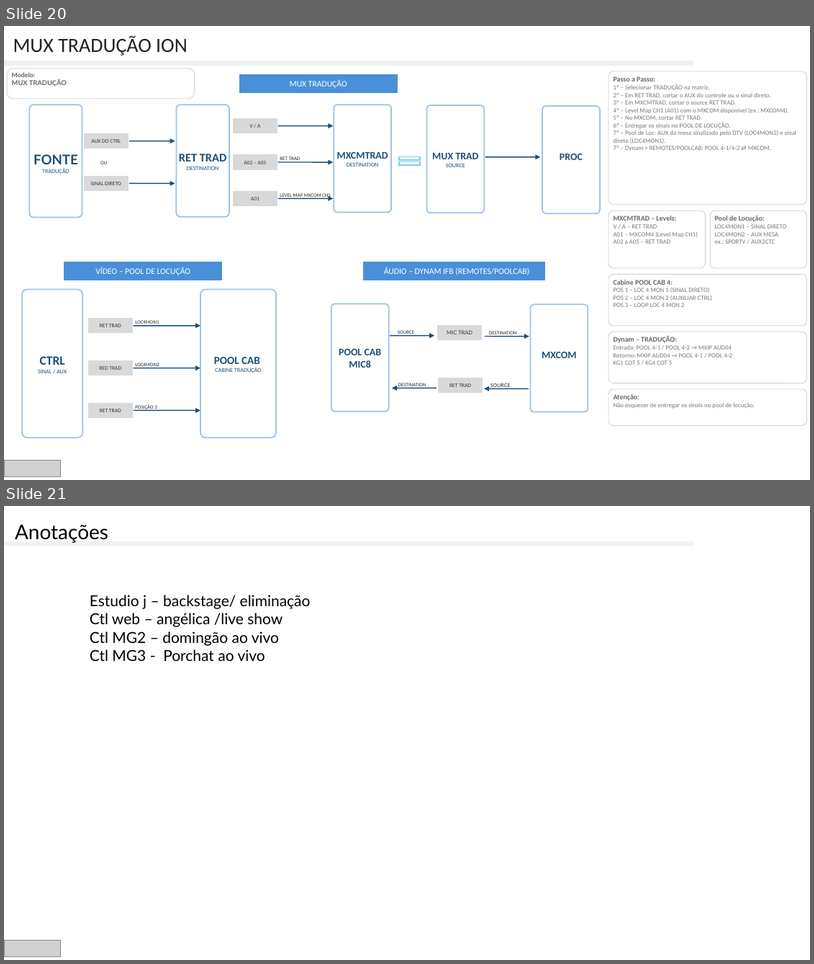
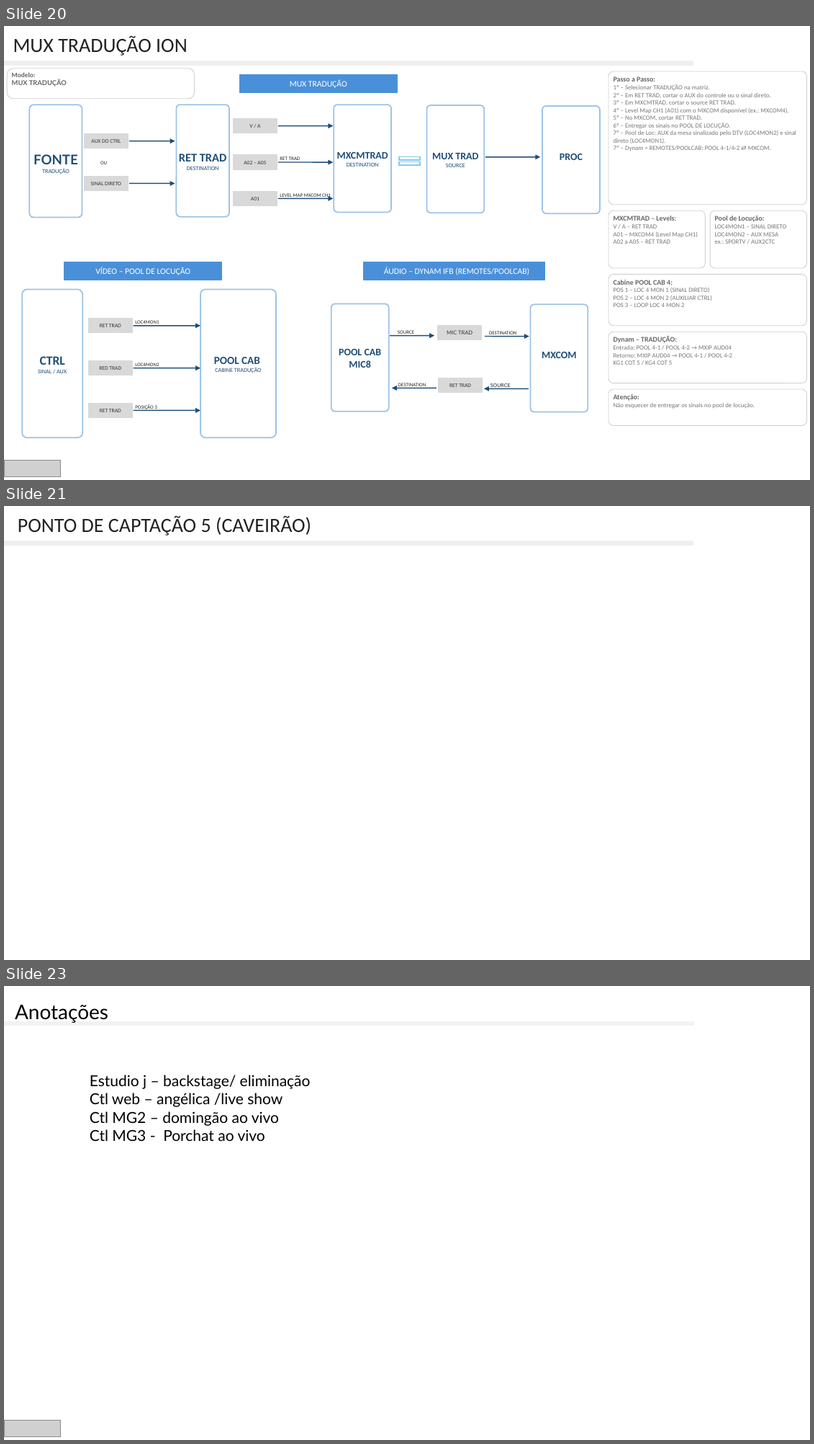
Before and after one commit to cot-ion/central-eventos, a slide deck: pptx/INFOGRAFICO PRODUÇÕES COT 2025.pptx. Shown one above the other, each under a label of ours: slides 20 and 21 before the commit, slides 20, 21 and 23 after it; the slides between them are not shown. The pictures are 814x964 and 814x1444 pixels, drawn with LibreOffice and Linux fonts; fonts in the diff are those of the drawing; grey boxes stand for pictures. Boxes give left, top, right and bottom in pixels: in the first picture for what was removed or moved away, otherwise in the second. Text is boxed around its words. In the diff, an @@ line names an element or a change of style, - is before the commit and + after.

```diff
--- a/pptx/INFOGRAFICO PRODUÇÕES COT 2025.pptx
+++ b/pptx/INFOGRAFICO PRODUÇÕES COT 2025.pptx
@@ slide 21 added at (4, 506, 810, 960), background #FFFFFF @@
@@ text added at (18, 515, 311, 536), 24 pt, text #222222 @@
+PONTO DE CAPTAÇÃO 5 (CAVEIRÃO)
@@ rectangle added at (4, 541, 694, 546), fill #EFEFEF, outline #EFEFEF 1 pt @@
@@ what was slide 21 is now slide 23 @@
```
Also in this commit, not shown: 1 other slide added, 1 other file.
